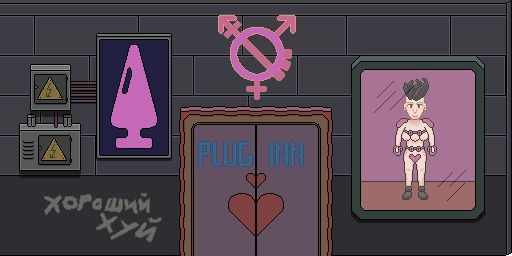
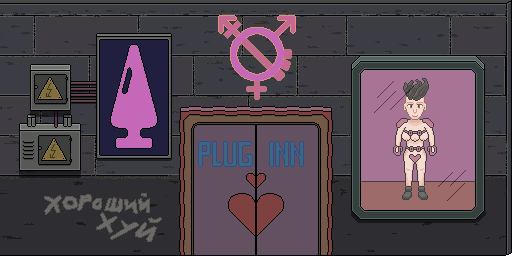
The second (512, 256) image is a revision of the first. Changes to its layers:
painted on "door" over [181, 255, 331, 256]
painted on "window_room" over [352, 56, 484, 219]
added layer "dirt copy" above "corner" over [0, 8, 507, 252]
